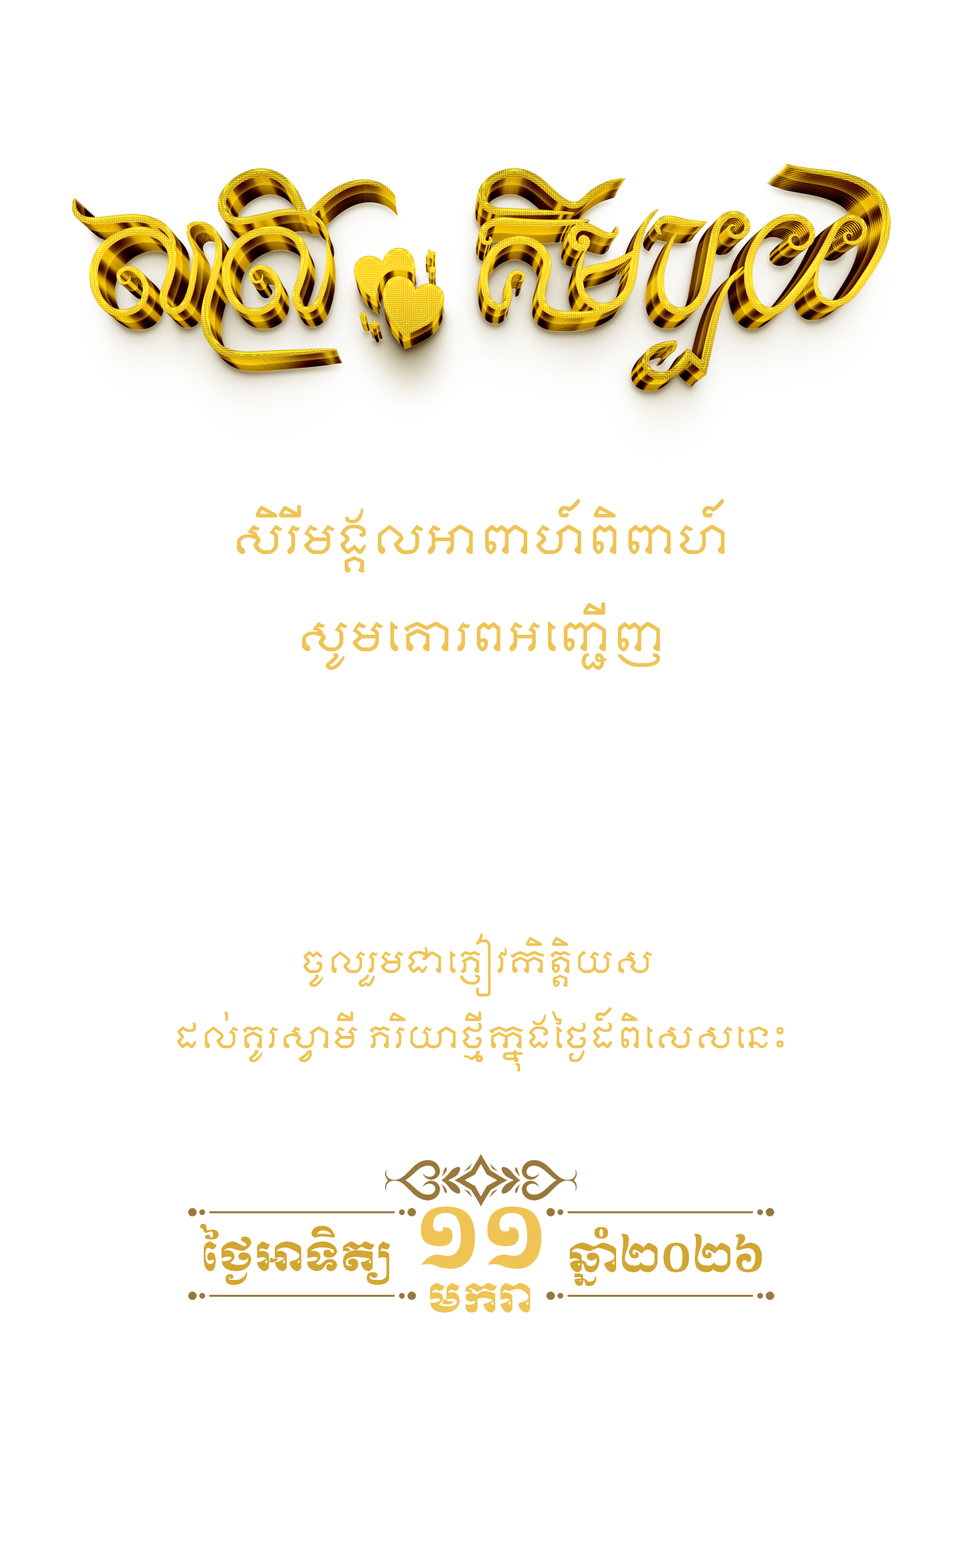
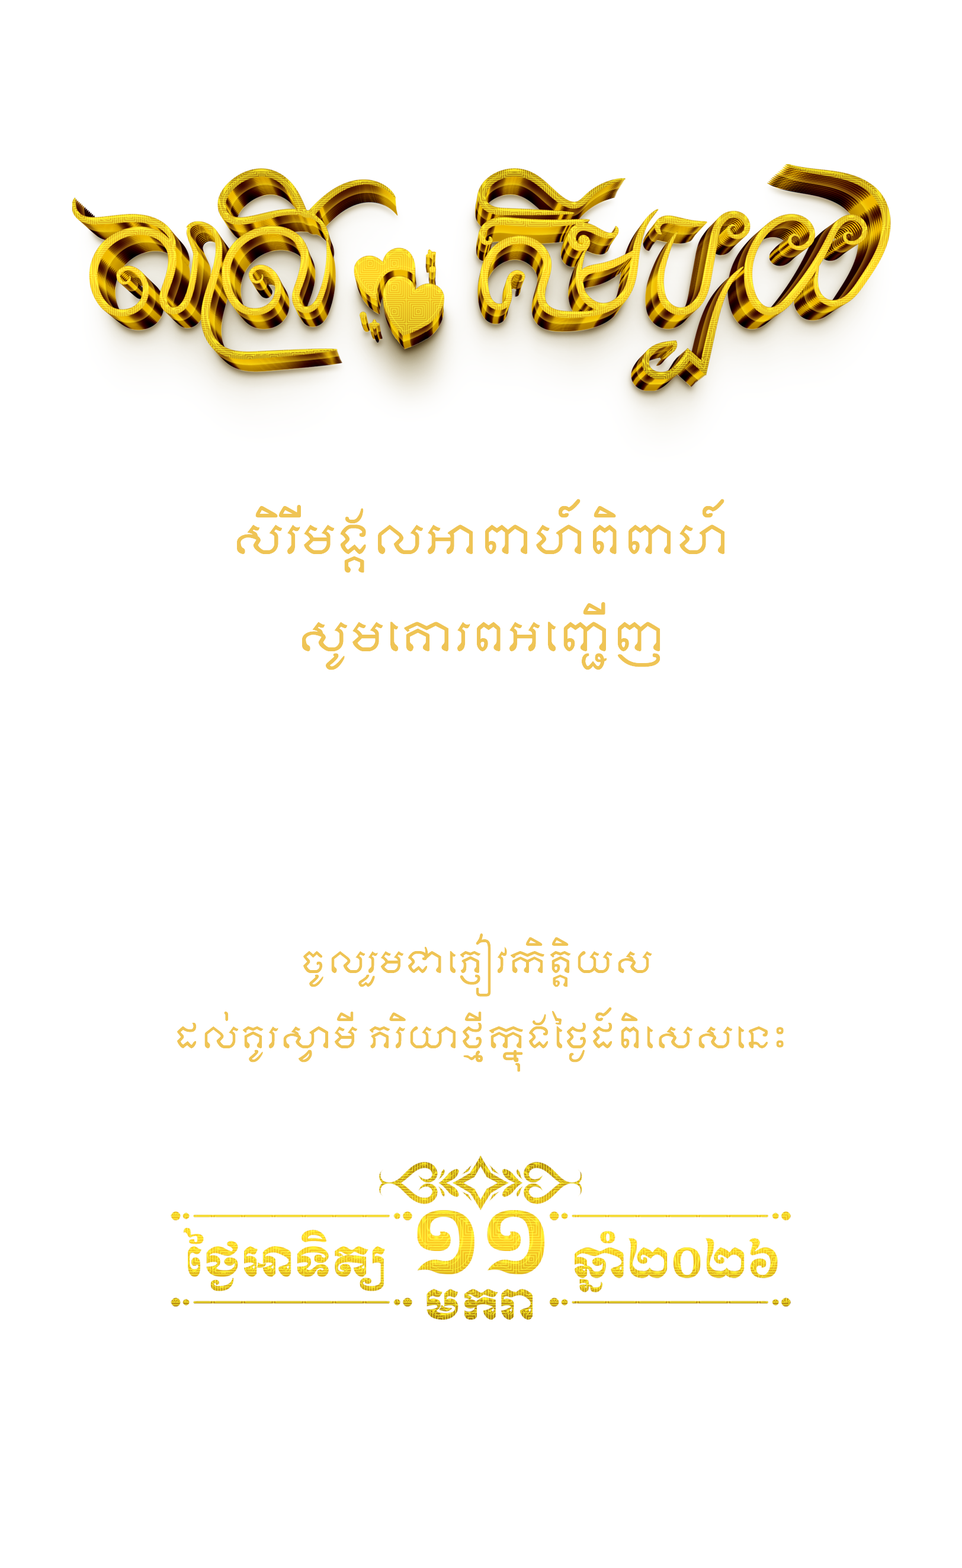
The second (962, 1568) image is a revision of the first. Changes to its layers:
added layer "Layer 21" above "Group 1" over [170, 1154, 792, 1320]
moved "ឆ្នាំ២០២៦" into group "Group 1" over [570, 1226, 763, 1287]
moved "ថ្ងៃអាទិត្យ" into group "Group 1" over [199, 1223, 391, 1286]
moved "មករា" into group "Group 1" over [430, 1282, 531, 1313]
moved "១១" into group "Group 1" over [420, 1206, 542, 1269]
moved "Layer 10 copy" into group "Group 1" over [187, 1207, 776, 1218]
moved "Layer 10" into group "Group 1" over [187, 1290, 417, 1301]
moved "Layer 9 copy" into group "Group 1" over [546, 1290, 776, 1301]
moved "Layer 9" into group "Group 1" over [384, 1153, 578, 1208]